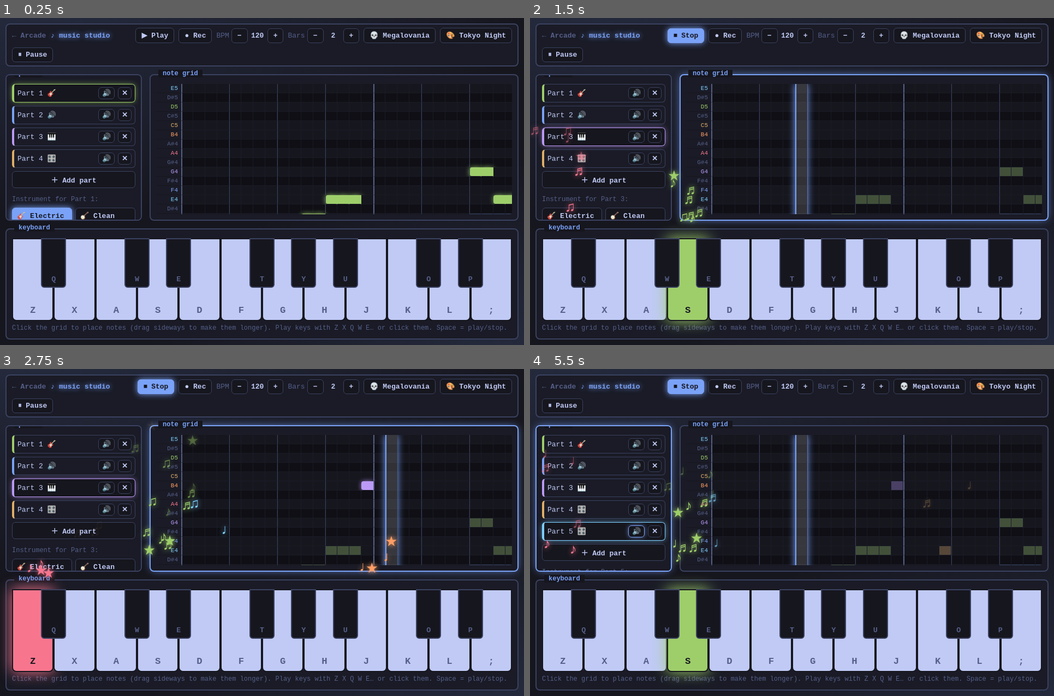
Above: before the commit, frames 1-4 (two rows, left to right).
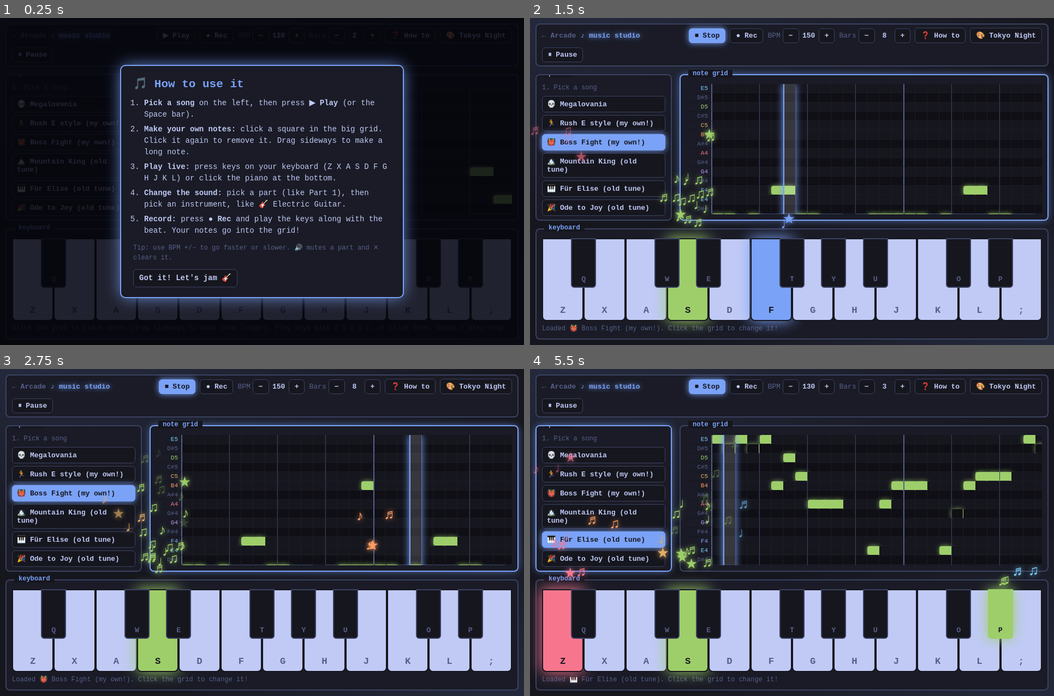
Above: after the commit, the same moments.

Repository: jawdropio/games
Game: browser game, page music/index.html
The game is run twice, just before and just after one commit, with the same random seed, the same clock (stepped at 60 frames per second) and the same inputs.
Inputs (mouse positions are in pixels of both pictures, inside the frame that each line leads up to):
- Up to frame 1 (0.25 s): no input
- Up to frame 2 (1.5 s): click "D" (after the commit: "Got it! Let's jam 🎸") at 0.27 s; click "▶ Play" at 0.52 s; click (603, 142) at 0.77 s, where only the run after the commit has a clickable "👹 Boss Fight (my own!)"; hold S 1.03-1.3 s; click (792, 214) at 1.07 s; tap Ctrl at 1.1 s; hold S from 1.35 s (still down)
- Up to frame 3 (2.75 s): tap Ctrl at 1.6, 2.1, 2.6 s; click (157, 499) at 1.67 s; release S at 1.68 s; hold S 1.73-2 s; click (73, 578) at 2.02 s; hold S 2.05-2.38 s; click (366, 483) at 2.27 s; hold S 2.43-2.7 s
- Up to frame 4 (5.5 s): hold S 2.75-3.08 s; click (870, 597) at 2.87 s; tap Ctrl every 0.5 s from 3.1 to 5.1 s; hold S 3.13-3.4 s; hold S 3.45-3.78 s; click (661, 614) at 3.47 s; hold S 3.83-4.1 s; click (792, 467) at 4.07 s; hold S 4.15-4.48 s; click (603, 516) at 4.52 s, where only the run after the commit has a clickable "🏔️ Mountain King (old tune)"; hold S 4.53-4.8 s; click (949, 548) at 4.67 s; hold S 4.85-5.18 s; hold S from 5.23 s (still down); click (634, 532) at 5.27 s

The runs differ from the first frame. In frame 1, 33% of the frame differs, in the area x 0-100%, y 0-100%; in frame 2, 11%; in frame 3, 15%; in frame 4, 15%.

Commit message:
music: studio change

Diff:
--- a/games.json
+++ b/games.json
@@ -45,6 +45,6 @@
     "slug": "music",
     "title": "music",
     "emoji": "🎹",
-    "description": "A glowing music studio: electric guitar, synths, bass, a note grid, parts, and Megalovania! 🎸"
+    "description": "A glowing music studio with 6 songs, electric guitar, synths, and your own note grid! 🎸"
   }
 ]
--- a/music/index.html
+++ b/music/index.html
@@ -79,6 +79,16 @@
   #pauseOv.show { display:grid; }
   #pauseOv h2 { font-size:44px; margin:0 0 10px; color:var(--acc); text-shadow:0 0 18px var(--acc); }
 
+  #helpOv { position:fixed; inset:0; background:rgba(5,5,12,.85); display:none; place-items:center; z-index:40; padding:10px; }
+  #helpOv.show { display:grid; }
+  #helpOv .card { max-width:520px; background:var(--pane); border:2px solid var(--acc); border-radius:10px; padding:18px 22px; box-shadow:0 0 30px -4px var(--acc); line-height:1.5; font-size:14px; }
+  #helpOv h2 { margin:0 0 8px; color:var(--acc); }
+  #helpOv ol { padding-left:20px; margin:0 0 8px; }
+  #helpOv li { margin-bottom:6px; }
+  #helpOv .tiny { color:var(--dim); font-size:12px; }
+  #songs { display:grid; grid-template-columns:1fr; gap:5px; }
+  #songs button { text-align:left; padding:6px 8px; }
+  #songs button.on { background:var(--acc); color:var(--bg); }
   @media (max-width:760px) {
     #app { grid-template-columns:1fr; grid-template-rows:auto auto 1fr auto; overflow:auto; }
     #bar, #kbPane { grid-column:1; }
@@ -97,7 +107,7 @@
     <button id="recBtn" class="rec">● Rec</button>
     <span class="grp">BPM <button id="bpmDn">−</button><b id="bpmVal">120</b><button id="bpmUp">+</button></span>
     <span class="grp">Bars <button id="barDn">−</button><b id="barVal">2</b><button id="barUp">+</button></span>
-    <button id="megaBtn">💀 Megalovania</button>
+    <button id="helpBtn">❓ How to</button>
     <button id="themeBtn">🎨 Theme</button>
     <button id="pauseBtn">⏸ Pause</button>
   </header>
@@ -111,6 +121,18 @@
     <div id="msg">Click the grid to place notes (drag sideways to make them longer). Play keys with Z X Q W E… or click them. Space = play/stop.</div>
   </section>
 </div>
+<div id="helpOv"><div class="card">
+  <h2>🎵 How to use it</h2>
+  <ol>
+    <li><b>Pick a song</b> on the left, then press <b>▶ Play</b> (or the Space bar).</li>
+    <li><b>Make your own notes:</b> click a square in the big grid. Click it again to remove it. Drag sideways to make a long note.</li>
+    <li><b>Play live:</b> press keys on your keyboard (Z X A S D F G H J K L) or click the piano at the bottom.</li>
+    <li><b>Change the sound:</b> pick a part (like Part 1), then pick an instrument, like 🎸 Electric Guitar.</li>
+    <li><b>Record:</b> press <b>● Rec</b> and play the keys along with the beat. Your notes go into the grid!</li>
+  </ol>
+  <p class="tiny">Tip: use BPM +/− to go faster or slower. 🔊 mutes a part and ✕ clears it.</p>
+  <button id="helpClose">Got it! Let's jam 🎸</button>
+</div></div>
 <div id="pauseOv"><div><h2>⏸ Paused</h2><p>Press P or Esc to keep jamming</p><button id="resumeBtn">▶ Resume</button></div></div>
 
 <script>
@@ -253,7 +275,9 @@
   const tracksPane = document.getElementById('tracksPane');
   function tc(i) { return 'var(--c'+TRACK_COLORS[i % TRACK_COLORS.length]+')'; }
   function renderTracks() {
-    let h = '';
+    let h = '<div class="sub" style="margin-top:0">1. Pick a song</div><div id="songs">';
+    SONGS.forEach((s,i) => { h += '<button data-song="'+i+'" class="'+(i===curSong?'on':'')+'">'+s.name+'</button>'; });
+    h += '</div><div class="sub">2. Your instruments</div>';
     tracks.forEach((t,i) => {
       h += '<div class="trk'+(i===sel?' sel':'')+(t.mute?' muted':'')+'" data-i="'+i+'" style="--tc:'+tc(i)+'">'
         + '<span class="nm">Part '+(i+1)+' '+INST[t.inst].icon+'</span>'
@@ -261,13 +285,14 @@
         + '<button data-act="clr" title="Clear notes">✕</button></div>';
     });
     if (tracks.length < 6) h += '<button data-act="add">＋ Add part</button>';
-    h += '<div class="sub">Instrument for Part '+(sel+1)+':</div><div id="insts">';
+    h += '<div class="sub">3. Sound for Part '+(sel+1)+':</div><div id="insts">';
     INST_IDS.forEach(id => { h += '<button data-inst="'+id+'" class="'+(tracks[sel].inst===id?'on':'')+'">'+INST[id].icon+' '+INST[id].name+'</button>'; });
     h += '</div>';
     tracksPane.innerHTML = h;
   }
   tracksPane.addEventListener('click', e => {
     const b = e.target.closest('button'), row = e.target.closest('.trk');
+    if (b && b.dataset.song) { loadSong(+b.dataset.song); return; }
     if (b && b.dataset.inst) { tracks[sel].inst = b.dataset.inst; renderTracks(); preview('C4'); return; }
     if (b && b.dataset.act === 'add') { tracks.push(mkTrack('synth')); sel = tracks.length-1; renderTracks(); renderRoll(); return; }
     if (!row) return;
@@ -393,21 +418,88 @@
   document.getElementById('barDn').onclick = () => setBars(bars-1);
   document.getElementById('barUp').onclick = () => setBars(bars+1);
 
-  // ================= Megalovania (intro riff, 4 chords x 2) =================
-  const RIFF = [['R',0,1],['R',1,1],['D5',2,2],['A4',5,3],['G#4',9,2],['G4',11,2],['F4',13,2],['D4',15,1],['F4',16,1],['G4',17,1]];
-  const ROOTS = ['D4','C4','B3','A#3'];
-  document.getElementById('megaBtn').onclick = () => {
+  // ================= songs =================
+  const shiftNote = (n, k) => { const i = rowOf[n] + k; return NOTES[i] ? NOTES[i][0] : null; };
+  // mel([[note,length],...]) lays notes one after another ('-' = rest)
+  function mel(list, start, shift) {
+    const out = []; let s = start || 0;
+    list.forEach(([n,l]) => { if (n !== '-') { const nn = shiftNote(n, shift||0); if (nn) out.push({n:nn, s, l}); } s += l; });
+    return {notes:out, end:s};
+  }
+  const SONGS = [
+    { name:'💀 Megalovania', make() {
+      const RIFF = [['R',0,1],['R',1,1],['D5',2,2],['A4',5,3],['G#4',9,2],['G4',11,2],['F4',13,2],['D4',15,1],['F4',16,1],['G4',17,1]];
+      const ROOTS = ['D4','C4','B3','A#3'], g = [], b = [];
+      for (let p = 0; p < 8; p++) {
+        const root = ROOTS[p % 4], off = p*20;
+        RIFF.forEach(([n,s,l]) => g.push({n: n==='R' ? root : n, s: off+s, l}));
+        [0,4,8,12,16].forEach(s => b.push({n:root, s:off+s, l:3}));
+      }
+      return { bpm:120, tracks:[{inst:'egtr', notes:g},{inst:'bass', notes:b}] };
+    }},
+    { name:'🏃 Rush E style (my own!)', make() {
+      const A = ['E5','B4','C5','D5','E5','B4','C5','D5','E5','B4','C5','D5','E5','D5','C5','B4'];
+      const B = ['A4','E4','A4','C5','B4','E4','B4','D5','C5','E4','C5','E5','D5','B4','G#4','E4'];
+      const up = NOTES.slice(4,20).map(n => n[0]), down = up.slice().reverse();
+      const bars = [A,B,A,up,A,B,A,down], lead = [], bass = [];
+      bars.forEach((bar,i) => {
+        bar.forEach((n,k) => lead.push({n, s:i*16+k, l:1}));
+        for (let k = 0; k < 8; k++) bass.push({n: k%2 ? 'E4' : 'A3', s:i*16+k*2, l:1});
+      });
+      return { bpm:190, tracks:[{inst:'piano', notes:lead},{inst:'bass', notes:bass}] };
+    }},
+    { name:'👹 Boss Fight (my own!)', make() {
+      const A = [['D4',1],['D4',1],['-',1],['D4',1],['-',1],['F4',2],['D4',2],['-',1],['C4',1],['-',1],['C4',1],['D4',3]];
+      const B = [['A4',1],['A4',1],['-',1],['A4',1],['-',1],['C5',2],['A4',2],['-',1],['G4',1],['-',1],['F4',1],['G4',3]];
+      const C = [['G4',2],['F4',2],['D4',2],['F4',2],['G4',2],['A4',2],['A#4',2],['A4',2]];
+      const order = [A,A,B,C,A,A,B,C], g = [], b = [];
+      order.forEach((bar,i) => {
+        mel(bar, i*16).notes.forEach(n => g.push(n));
+        const root = bar === C ? 'G4' : 'D4';
+        [0,4,8,12].forEach(s => b.push({n:root, s:i*16+s, l:3}));
+      });
+      return { bpm:150, tracks:[{inst:'egtr', notes:g},{inst:'bass', notes:b}] };
+    }},
+    { name:'🏔️ Mountain King (old tune)', make() {
+      const P1 = [['A3',2],['B3',2],['C4',2],['D4',2],['E4',2],['C4',2],['E4',4]];
+      const P2 = [['D#4',2],['A#3',2],['D#4',4],['D4',2],['A3',2],['D4',4]];
+      const lead = [], bass = [];
+      [0,2,4,7].forEach((sh,i) => {
+        mel(P1, i*32, sh).notes.concat(mel(P2, i*32+16, sh).notes).forEach(n => lead.push(n));
+        for (let k = 0; k < 8; k++) { const nn = shiftNote('A3', sh); if (nn) bass.push({n:nn, s:i*32+k*4, l:1}); }
+      });
+      return { bpm:135, tracks:[{inst:'synth', notes:lead},{inst:'bass', notes:bass}] };
+    }},
+    { name:'🎹 Für Elise (old tune)', make() {
+      const R = [['E5',1],['D#5',1],['E5',1],['D#5',1],['E5',1],['B4',1],['D5',1],['C5',1],['A4',3],['-',1],['C4',1],['E4',1],['A4',1],['B4',3],['-',1],['E4',1],['G#4',1],['B4',1],['C5',3],['-',1]];
+      const tail = [['E4',1],['C5',1],['B4',1],['A4',4]];
+      const m = mel(R.concat(R.slice(0,12), tail), 0), bass = [];
+      for (let s = 0; s < m.end; s += 16) bass.push({n:'A3', s, l:4});
+      return { bpm:130, tracks:[{inst:'piano', notes:m.notes},{inst:'bass', notes:bass}] };
+    }},
+    { name:'🎉 Ode to Joy (old tune)', make() {
+      const L1 = [['E4',2],['E4',2],['F4',2],['G4',2],['G4',2],['F4',2],['E4',2],['D4',2],['C4',2],['C4',2],['D4',2],['E4',2]];
+      const m = mel(L1.concat([['E4',3],['D4',1],['D4',4]], L1, [['D4',3],['C4',1],['C4',4]]), 0), bass = [];
+      for (let s = 0; s < m.end; s += 8) bass.push({n: (s/8)%2 ? 'G4' : 'C4', s, l:4});
+      return { bpm:110, tracks:[{inst:'organ', notes:m.notes},{inst:'bass', notes:bass}] };
+    }}
+  ];
+  let curSong = -1;
+  function loadSong(i) {
     audio(); stopT();
-    tracks[0] = mkTrack('egtr'); tracks[1] = mkTrack('bass');
-    for (let p = 0; p < 8; p++) {
-      const root = ROOTS[p % 4], off = p*20;
-      RIFF.forEach(([n,s,l]) => tracks[0].notes.push({n: n==='R' ? root : n, s: off+s, l}));
-      [0,4,8,12,16].forEach(s => tracks[1].notes.push({n:root, s:off+s, l:3}));
-    }
-    sel = 0; setBpm(120); setBars(10); renderTracks(); renderRoll();
-    msg.textContent = '💀 Megalovania loaded into Parts 1 and 2. Edit it however you like!';
+    const d = SONGS[i].make(); curSong = i;
+    tracks = d.tracks.map(t => ({ inst:t.inst, notes:t.notes, mute:false, name:'' }));
+    while (tracks.length < 4) tracks.push(mkTrack(['egtr','bass','piano','synth'][tracks.length]));
+    let end = 16; tracks.forEach(t => t.notes.forEach(n => { end = Math.max(end, n.s + n.l); }));
+    sel = 0; setBpm(d.bpm); setBars(Math.min(10, Math.ceil(end/16)));
+    renderTracks(); renderRoll();
+    msg.textContent = 'Loaded ' + SONGS[i].name + '. Click the grid to change it!';
     startT();
-  };
+  }
+  document.getElementById('helpBtn').onclick = () => helpOv.classList.add('show');
+  const helpOv = document.getElementById('helpOv');
+  const closeHelp = () => { helpOv.classList.remove('show'); try { localStorage.setItem('music-seen','1'); } catch(e) {} };
+  document.getElementById('helpClose').onclick = closeHelp;
 
   // ================= pause =================
   let paused = false;
@@ -426,6 +518,7 @@
     const k = e.key.toLowerCase();
     if (k === ' ') { e.preventDefault(); if (!e.repeat && !paused) { audio(); playing ? stopT() : startT(); } return; }
     if (e.repeat) return;
+    if (helpOv.classList.contains('show')) { if (k === 'escape' || k === 'enter') closeHelp(); return; }
     if (k === 'p' || k === 'escape') { setPause(!paused); return; }
     if (paused || e.ctrlKey || e.metaKey || e.altKey) return;
     if (keyMap[k]) press(keyMap[k]);
@@ -494,6 +587,7 @@
   applyTheme(saved);
   renderTracks(); renderRoll();
   requestAnimationFrame(frame);
+  try { if (!localStorage.getItem('music-seen')) helpOv.classList.add('show'); } catch(e) { helpOv.classList.add('show'); }
 })();
 </script>
 </body>
